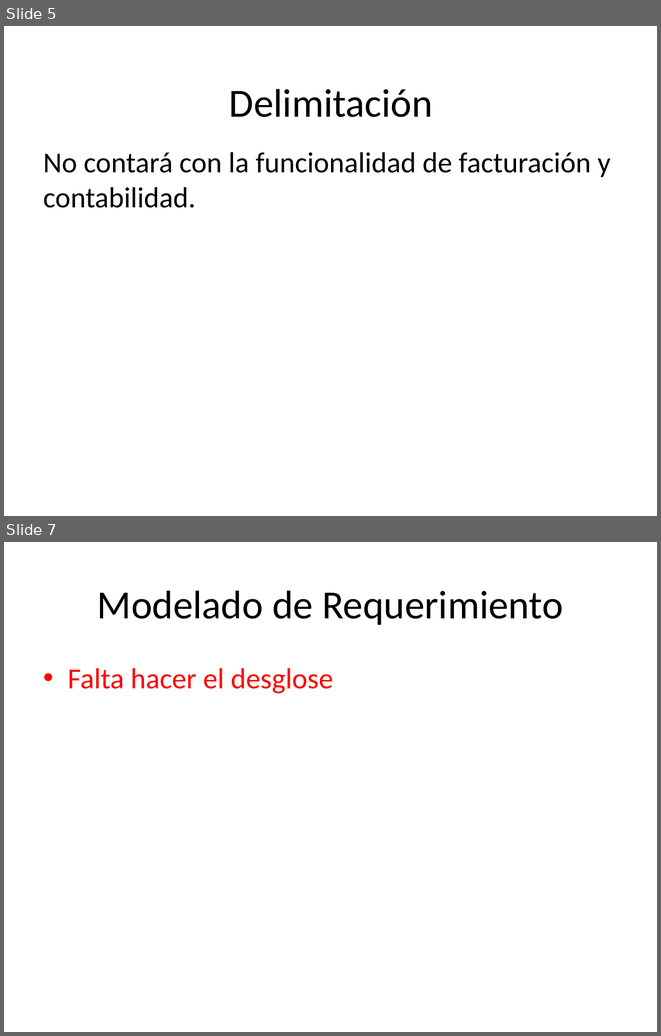
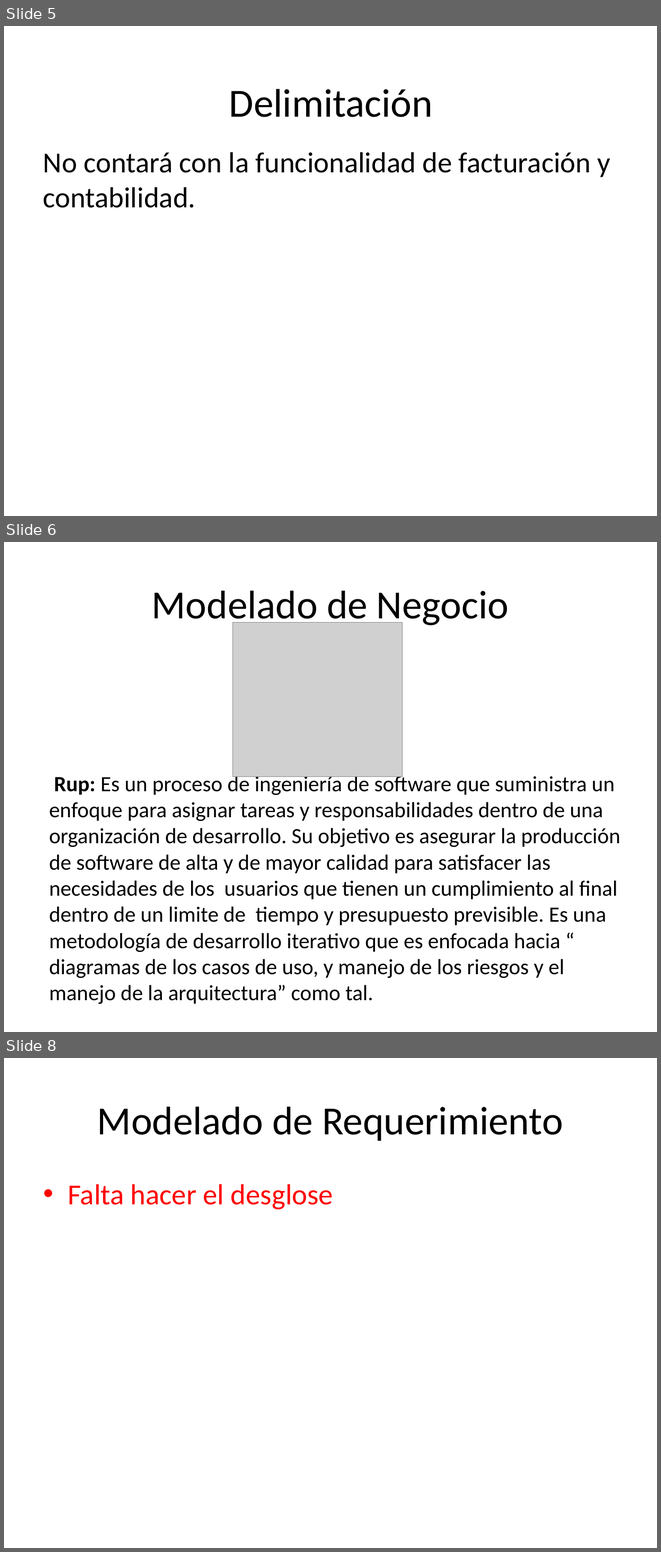
Before and after one commit to francben/proyectoDeliberyApp, a slide deck: Para Presentacion final.pptx. Shown one above the other, each under a label of ours: slides 5 and 7 before the commit, slides 5, 6 and 8 after it; the slides between them are not shown. The pictures are 661x1036 and 661x1552 pixels, drawn with LibreOffice and Linux fonts; fonts in the diff are those of the drawing; grey boxes stand for pictures. Boxes give left, top, right and bottom in pixels: in the first picture for what was removed or moved away, otherwise in the second. Text is boxed around its words. In the diff, an @@ line names an element or a change of style, - is before the commit and + after.

```diff
--- a/Para Presentacion final.pptx
+++ b/Para Presentacion final.pptx
@@ slide 6 added at [4, 542, 657, 1032], background #FFFFFF @@
@@ title added at [152, 590, 509, 627], 44 pt, text #000000 @@
+Modelado de Negocio
@@ picture added at [232, 623, 403, 776] @@
@@ text added at [49, 773, 620, 1004], 24 pt, text #000000 @@
+Rup: Es un proceso de ingeniería de software que suministra un enfoque para asignar tareas y responsabilidades dentro de una organización de desarrollo. Su objetivo es asegurar la producción de software de alta y de mayor calidad para satisfacer las necesidades de los usuarios que tienen un cumplimiento al final dentro de un limite de tiempo y presupuesto previsible. Es una metodología de desarrollo iterativo que es enfocada hacia “ diagramas de los casos de uso, y manejo de los riesgos y el manejo de la arquitectura” como tal.
@@ what was slide 7 is now slide 8 @@
```
Also in this commit, not shown: 1 slide changed, 1 other slide added, 1 slide removed, 1 other file.
